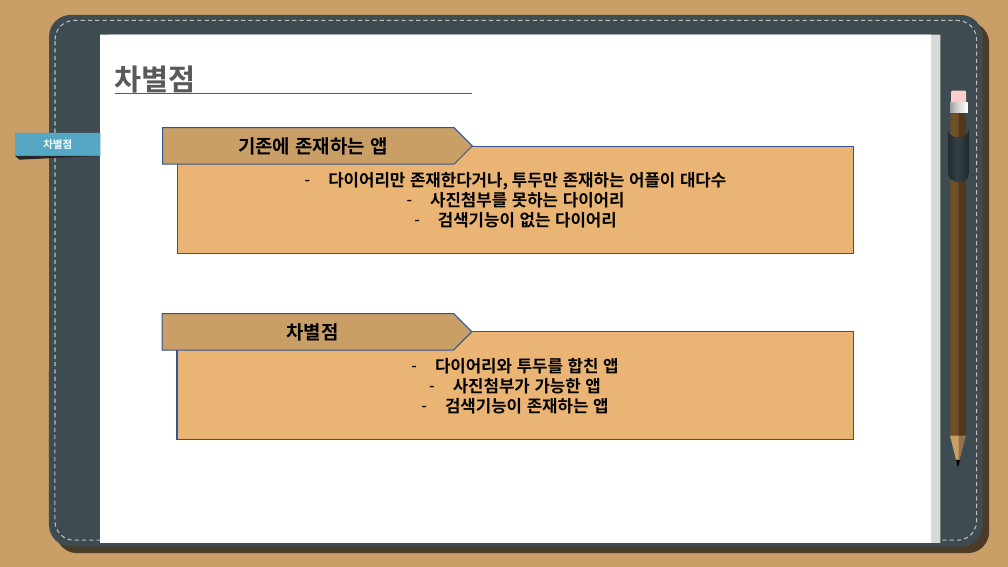
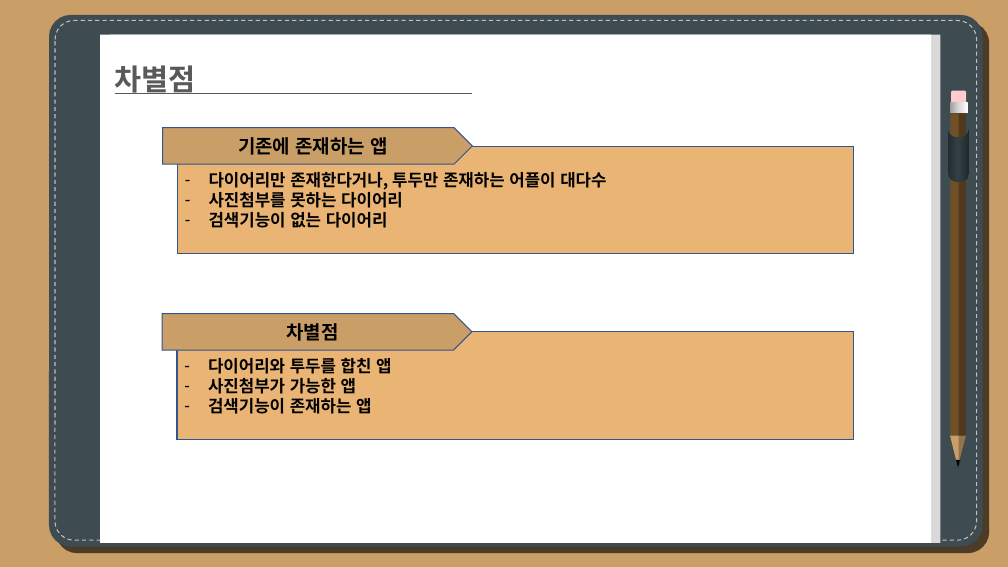
Before and after one commit to haramchae0217/Graduation-Project, a slide deck: slide 7 of Assets/졸업작품제안서(201721963정찬욱).pptx (slide 4 before the commit). Drawn at 1008x567 pixels with LibreOffice and Linux fonts; fonts in the diff are those of the drawing. Boxes give left, top, right and bottom in pixels: in the first picture for what was removed or moved away, otherwise in the second. Text is boxed around its words. In the diff, an @@ line names an element or a change of style, - is before the commit and + after.

```diff
--- a/Assets/졸업작품제안서(201721963정찬욱).pptx
+++ b/Assets/졸업작품제안서(201721963정찬욱).pptx
@@ rectangle removed at box(15, 133, 101, 157) @@
-차별점
@@ rectangle "다이어리만 존재한다거나, 투두만 존재하는 어플이 ..." at box(178, 146, 854, 253): alignment centre to left @@
@@ triangle removed at box(15, 156, 101, 160) @@
@@ rectangle "다이어리와 투두를 합친 앱" at box(177, 332, 853, 439): alignment centre to left @@
```
Also in this commit, not shown: 8 other slides changed, 4 slides added, 1 slide removed, 10 other files.
